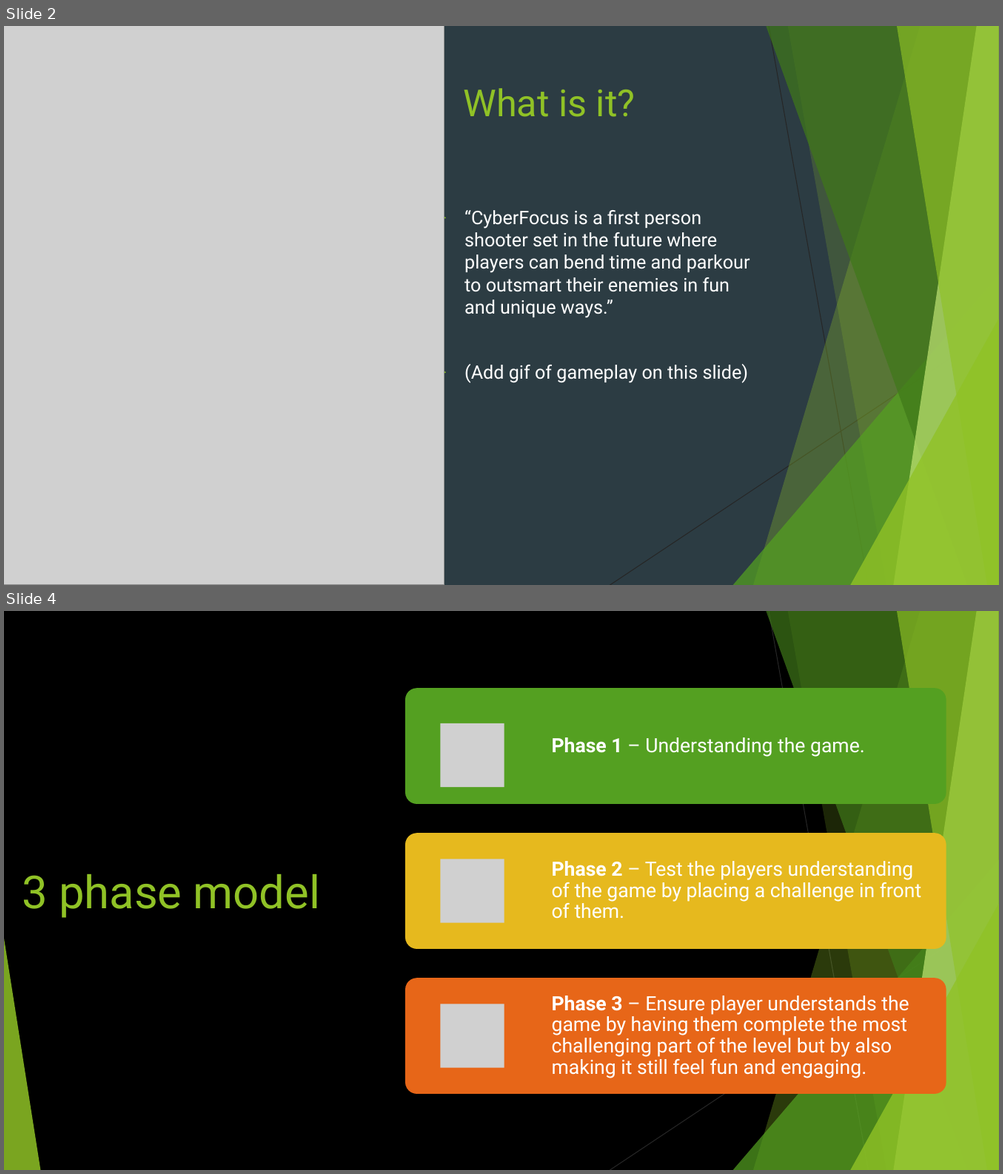
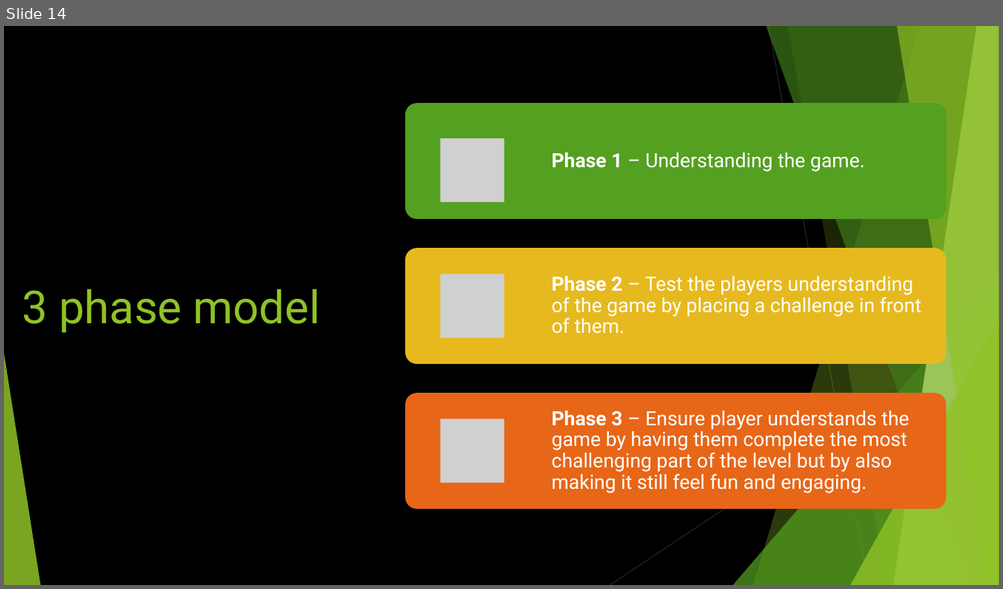
Before and after one commit to Pilokio/Tranzfuser, a slide deck: Virtual Pitch Presentation/Pitch.pptx. Shown one above the other, each under a label of ours: slides 2 and 4 before the commit, slide 14 after it; the slides between them are not shown. The pictures are 1003x1174 and 1003x589 pixels, drawn with LibreOffice and Linux fonts; fonts in the diff are those of the drawing; grey boxes stand for pictures. Boxes give left, top, right and bottom in pixels: in the first picture for what was removed or moved away, otherwise in the second. Text is boxed around its words. In the diff, an @@ line names an element or a change of style, - is before the commit and + after.

```diff
--- a/Virtual Pitch Presentation/Pitch.pptx
+++ b/Virtual Pitch Presentation/Pitch.pptx
@@ slide 2 removed at (4, 26, 999, 585), background #2C3C43; not listed: 10 template elements that a slide beside it also shows @@
@@ picture removed at (4, 26, 444, 585) @@
@@ title removed at (463, 88, 635, 117) @@
-What is it?
@@ text removed at (464, 210, 750, 383) @@
-▶ “CyberFocus is a first person shooter set in the future where players can bend time and parkour to outsmart their enemies in fun and unique ways.”
-▶ (Add gif of gameplay on this slide)
@@ what was slide 4 is now slide 14 @@
```
Also in this commit, not shown: 1 slide changed, 12 slides added, 2 other slides removed.
